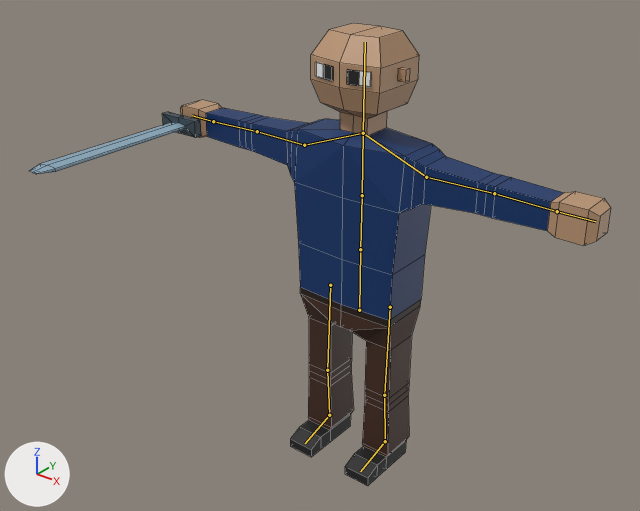
The Blender file blender files/player.blend as it was, and as the next commit left it.
Camera for both pictures: a 50 mm camera at (5.65, -7.86, 7.46) aimed at (0.06, -0.87, 3.13). The axes (+X, +Y, +Z) are drawn at lower left. The lights are the same throughout. Both versions are drawn at frame 1 of the action '5A_topright-bottomleft'; the numbers are the values there. The bones that bend it are drawn over the model as lines. Mesh edges are drawn as thin lines.

In view in the first picture: 'Body', 'sword'.
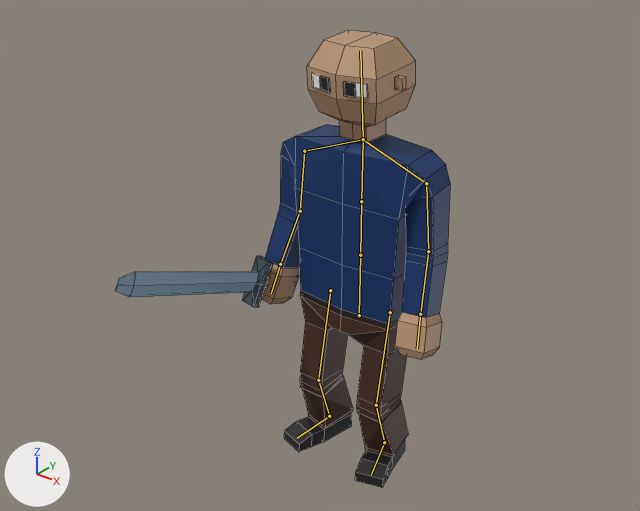
What differs and where, as boxes (x1, y1, x2, y2) in the pictures (640 x 511 px):
'Body', posed (56% narrower)
    before: (180, 23, 611, 486)
    after: (262, 30, 450, 488)
'sword', posed
    before: (30, 112, 201, 174)
    after: (116, 256, 299, 307)
bone 'root', root to tip
    before: (359, 310) to (360, 249)
    after: (359, 315) to (360, 255)
bone 'head', root to tip
    before: (363, 133) to (365, 42)
    after: (363, 139) to (360, 50)
bone 'upperArm.L', root to tip
    before: (426, 177) to (494, 193)
    after: (426, 183) to (428, 251)
bone 'lowerArm.L', root to tip
    before: (494, 193) to (557, 211)
    after: (428, 251) to (420, 314)
bone 'upperArm.R', root to tip
    before: (304, 145) to (257, 131)
    after: (304, 151) to (300, 211)
bone 'lowerArm.R', root to tip
    before: (257, 131) to (213, 121)
    after: (300, 211) to (280, 264)

Edits to the bpy script that builds the scene:
```text
Change bone_root:
    where bone_root = bpy.data.objects['Armature'].pose.bones['root']
    bone_root.location: (0.0, 0.0, 0.0) -> (0.0, -0.09, 0.0)
Change bone_head:
    where bone_head = bpy.data.objects['Armature'].pose.bones['head']  # child of 'spine2'
    bone_head.rotation_quaternion: (1.0, 0.0, 0.0, 0.0) -> (0.999, 0.04, 0.0, 0.0)  # degrees (0, 0, 0) -> degrees (5, 0, 0)
Change bone_upperarm_l:
    where bone_upperarm_l = bpy.data.objects['Armature'].pose.bones['upperArm.L']  # child of 'shoulder.L'
    bone_upperarm_l.rotation_quaternion: (1.0, 0.0, 0.0, 0.0) -> (0.741, 0.0, 0.0, -0.672)  # degrees (0, 0, 0) -> degrees (0, 0, -84)
Change bone_lowerarm_l:
    where bone_lowerarm_l = bpy.data.objects['Armature'].pose.bones['lowerArm.L']  # child of 'upperArm.L'
    bone_lowerarm_l.rotation_quaternion: (1.0, 0.0, 0.0, 0.0) -> (0.994, 0.109, 0.0, 0.0)  # degrees (0, 0, 0) -> degrees (13, 0, 0)
Change bone_upperarm_r:
    where bone_upperarm_r = bpy.data.objects['Armature'].pose.bones['upperArm.R']  # child of 'shoulder.R'
    bone_upperarm_r.rotation_quaternion: (1.0, 0.0, 0.0, 0.0) -> (0.743, 0.0, 0.0, 0.67)  # degrees (0, 0, 0) -> degrees (0, 0, 84)
Change bone_lowerarm_r:
    where bone_lowerarm_r = bpy.data.objects['Armature'].pose.bones['lowerArm.R']  # child of 'upperArm.R'
    bone_lowerarm_r.rotation_quaternion: (1.0, 0.0, 0.0, 0.0) -> (0.987, 0.16, 0.0, 0.0)  # degrees (0, 0, 0) -> degrees (18, 0, 0)
Change bone_iktarget_l:
    where bone_iktarget_l = bpy.data.objects['Armature'].pose.bones['IKTarget.L']
    bone_iktarget_l.location: (0.0, 0.0, 0.0) -> (0.0, 0.0, -0.03)
    bone_iktarget_l.rotation_quaternion: (1.0, 0.0, 0.0, 0.0) -> (0.988, -0.039, 0.036, 0.142)  # degrees (0, 0, 0) -> degrees (-4, 5, 16)
Change bone_iktarget_r:
    where bone_iktarget_r = bpy.data.objects['Armature'].pose.bones['IKTarget.R']
    bone_iktarget_r.location: (0.0, 0.0, 0.0) -> (0.0, 0.0, -0.02)
    bone_iktarget_r.rotation_quaternion: (1.0, 0.0, 0.0, 0.0) -> (0.99, -0.022, -0.037, -0.135)  # degrees (0, 0, 0) -> degrees (-2, -5, -15)
```
